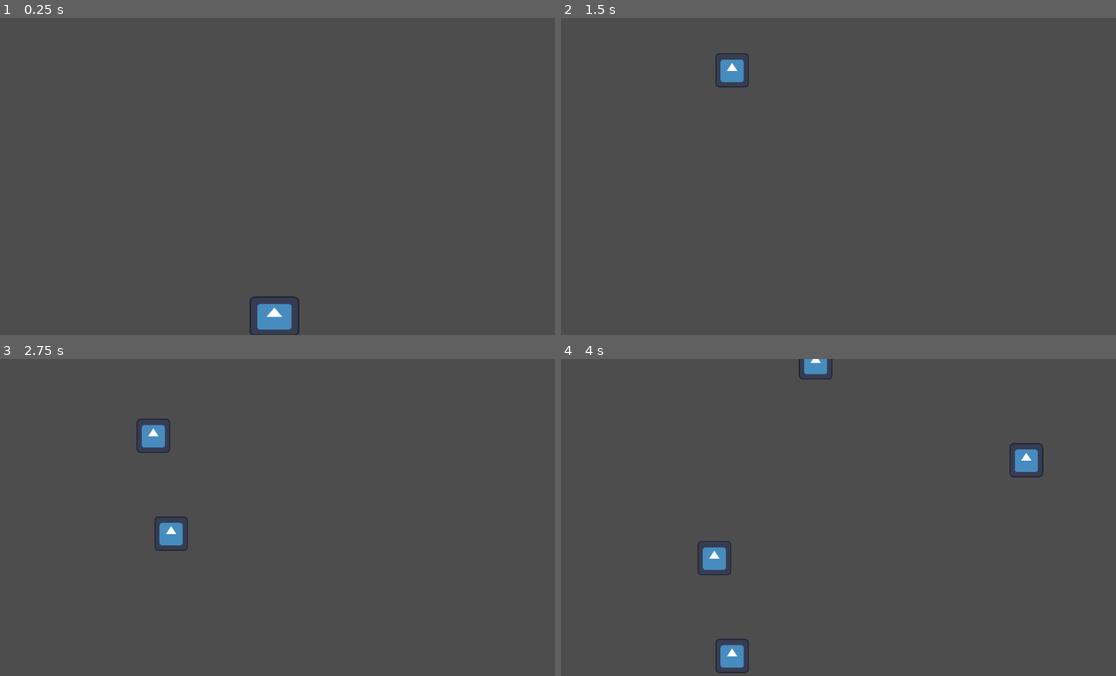
Above: before the commit, frames 1-4 (two rows, left to right).
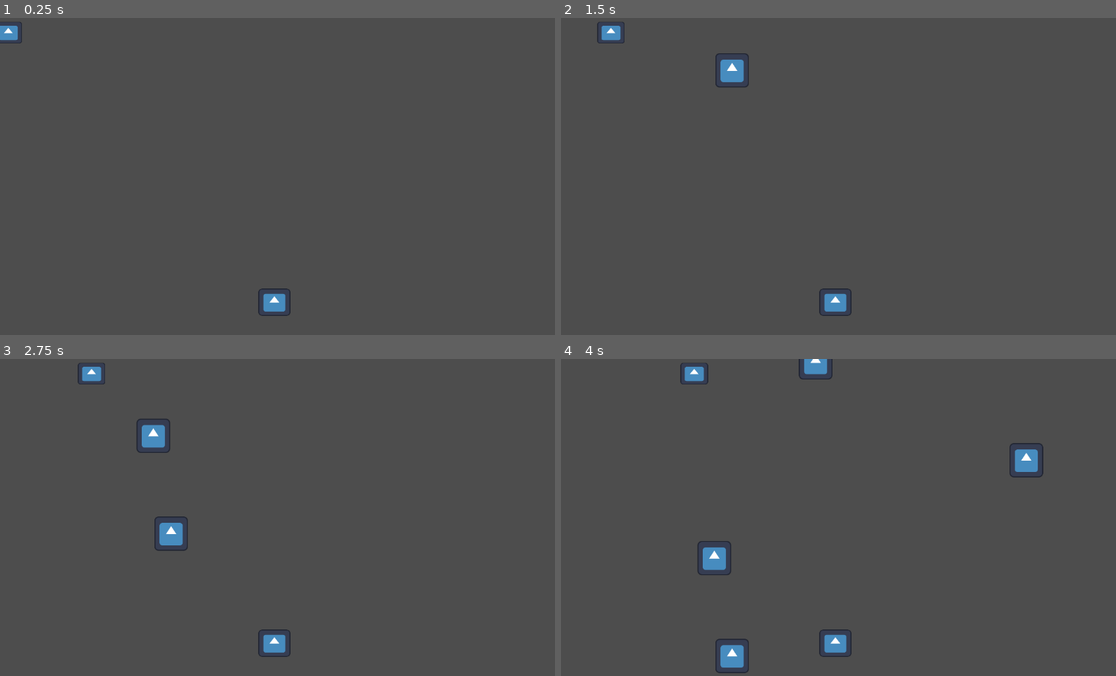
Above: after the commit, the same moments.

Repository: MRU-GDDC/godotworkshop2025
Game: Godot game, scene res://Main.tscn
Same seed, same stepped clock (60 frames per second), same inputs: the game is played once before the commit and once after it. The engine's default icon, where the game draws it, is replaced by a stand-in: a white triangle on a blue panel in a dark square.
Inputs:
- Up to frame 1 (0.25 s): no input
- Up to frame 2 (1.5 s): no input
- Up to frame 3 (2.75 s): no input
- Up to frame 4 (4 s): no input

The runs differ from the first frame. In frame 1, 0.9% of the frame differs, in the area x 0-54%, y 1-100%; in frame 2, 0.5%; in frame 3, 0.5%; in frame 4, 0.5%.

Commit message:
update 2 boss

Diff:
--- /dev/null
+++ b/Boss.tscn
@@ -0,0 +1,17 @@
+[gd_scene load_steps=4 format=3 uid="uid://dnyh1i3brqju6"]
+
+[ext_resource type="Script" uid="uid://7o7im5fe4r3" path="res://boss.gd" id="1_4jvlg"]
+[ext_resource type="Texture2D" uid="uid://y87atvx3mdom" path="res://icon.svg" id="1_dtosr"]
+
+[sub_resource type="RectangleShape2D" id="RectangleShape2D_nrydw"]
+
+[node name="Boss" type="Area2D"]
+script = ExtResource("1_4jvlg")
+health = 100
+
+[node name="Sprite2D" type="Sprite2D" parent="."]
+scale = Vector2(0.44, 0.350752)
+texture = ExtResource("1_dtosr")
+
+[node name="CollisionShape2D" type="CollisionShape2D" parent="."]
+shape = SubResource("RectangleShape2D_nrydw")
--- a/Bullet.gd
+++ b/Bullet.gd
@@ -1,6 +1,21 @@
 extends Area2D
 
+@export var damage: int
+@export var speed: int
+
+func _process(delta: float) -> void:
+	position.y -= speed * delta
 
 
-func _process(delta: float) -> void:
-	position.y += 200 * delta
+func _on_area_entered(area: Area2D) -> void:
+	if area.get_script():
+		var script = area.get_script()
+		if area.has_method("take_damage"):
+			script.take_damage(damage)
+			queue_free()
+	pass # Replace with function body.
+
+
+func _on_visible_on_screen_notifier_2d_screen_exited() -> void:
+	queue_free()
+	pass # Replace with function body.
--- /dev/null
+++ b/EnemyProjectile.gd
@@ -0,0 +1,16 @@
+extends Area2D
+
+
+
+func _process(delta: float) -> void:
+	position.y += 200 * delta
+
+
+
+
+func _on_body_entered(body: Node2D) -> void:
+	if body.get_script():
+		var script = body.get_script()
+		if body.has_method("take_damage"):
+			script.take_damage(1)
+			queue_free()
--- a/Main.tscn
+++ b/Main.tscn
@@ -1,8 +1,9 @@
-[gd_scene load_steps=4 format=3 uid="uid://dp08vxf3i761g"]
+[gd_scene load_steps=5 format=3 uid="uid://dp08vxf3i761g"]
 
 [ext_resource type="Script" uid="uid://dd3ljjl3fm0if" path="res://BulletManger.gd" id="1_uu6xs"]
-[ext_resource type="PackedScene" uid="uid://nxly7hr4cofn" path="res://bullet.tscn" id="2_r0du0"]
 [ext_resource type="PackedScene" uid="uid://8k2kj8w303id" path="res://Player.tscn" id="3_cm0pq"]
+[ext_resource type="PackedScene" uid="uid://c302dt17rccf6" path="res://enemyProjectile.tscn" id="4_cm0pq"]
+[ext_resource type="PackedScene" uid="uid://dnyh1i3brqju6" path="res://Boss.tscn" id="4_fos0i"]
 
 [node name="Node2D" type="Node2D"]
 
@@ -13,7 +14,7 @@
 [node name="Node2D" type="Node2D" parent="."]
 position = Vector2(556, 627)
 script = ExtResource("1_uu6xs")
-bullet = ExtResource("2_r0du0")
+bullet = ExtResource("4_cm0pq")
 
 [node name="Right" type="Marker2D" parent="Node2D"]
 position = Vector2(588, -620)
@@ -24,4 +25,10 @@
 [node name="Timer" type="Timer" parent="Node2D"]
 autostart = true
 
+[node name="Boss" parent="." instance=ExtResource("4_fos0i")]
+position = Vector2(552, 166)
+collision_layer = 2
+collision_mask = 2
+health = 100
+
 [connection signal="timeout" from="Node2D/Timer" to="Node2D" method="_on_timer_timeout"]
--- a/Player.tscn
+++ b/Player.tscn
@@ -1,5 +1,6 @@
-[gd_scene load_steps=4 format=3 uid="uid://8k2kj8w303id"]
+[gd_scene load_steps=5 format=3 uid="uid://8k2kj8w303id"]
 
+[ext_resource type="PackedScene" uid="uid://nxly7hr4cofn" path="res://bullet.tscn" id="1_kpjcp"]
 [ext_resource type="Texture2D" uid="uid://y87atvx3mdom" path="res://icon.svg" id="1_xhfnw"]
 
 [sub_resource type="GDScript" id="GDScript_xhfnw"]
@@ -8,16 +9,15 @@
 
 const SPEED = 300.0
 const JUMP_VELOCITY = -400.0
-
+@export var bullet : PackedScene
+@export var health: int
 
 func _physics_process(delta: float) -> void:
-	# Add the gravity.
-	if not is_on_floor():
-		velocity += get_gravity() * delta
 
-	# Handle jump.
-	if Input.is_action_just_pressed(\"ui_accept\") and is_on_floor():
-		velocity.y = JUMP_VELOCITY
+	if Input.is_action_just_pressed(\"Fire_Bullet\"):
+		var bullets = bullet.instantiate()
+		bullets.position = Vector2($Marker2D.global_position.x,$Marker2D.global_position.y )
+		get_tree().root.add_child(bullets);
 
 	# Get the input direction and handle the movement/deceleration.
 	# As good practice, you should replace UI actions with custom gameplay actions.
@@ -28,19 +28,31 @@
 		velocity.x = move_toward(velocity.x, 0, SPEED)
 
 	move_and_slide()
+
+func  take_damage(damage: int):
+	health = health - damage
+	print(\"health lost\")
+	if health <= 0:
+		queue_free()
+
 "
 
 [sub_resource type="RectangleShape2D" id="RectangleShape2D_kpjcp"]
-size = Vector2(83, 78)
+size = Vector2(71.25, 86.8022)
 
 [node name="Player" type="CharacterBody2D"]
 script = SubResource("GDScript_xhfnw")
+bullet = ExtResource("1_kpjcp")
+health = 5
 
 [node name="CollisionShape2D" type="CollisionShape2D" parent="."]
-position = Vector2(-6.5, -4)
+position = Vector2(1.5, -1.23793)
 scale = Vector2(0.8, 0.627586)
 shape = SubResource("RectangleShape2D_kpjcp")
 
 [node name="Sprite2D" type="Sprite2D" parent="."]
-scale = Vector2(0.8, 0.627586)
+scale = Vector2(0.51028, 0.434483)
 texture = ExtResource("1_xhfnw")
+
+[node name="Marker2D" type="Marker2D" parent="."]
+position = Vector2(1, -46)
--- /dev/null
+++ b/Projectile.tscn
@@ -0,0 +1,21 @@
+[gd_scene load_steps=4 format=3 uid="uid://12bw2f255ra8"]
+
+[ext_resource type="Script" uid="uid://buen5fij7g7n8" path="res://EnemyProjectile.gd" id="1_e7peq"]
+[ext_resource type="Texture2D" uid="uid://y87atvx3mdom" path="res://icon.svg" id="2_1cf02"]
+
+[sub_resource type="RectangleShape2D" id="RectangleShape2D_v8qja"]
+size = Vector2(21, 14)
+
+[node name="Bullet" type="Area2D"]
+script = ExtResource("1_e7peq")
+
+[node name="Sprite2D" type="Sprite2D" parent="."]
+scale = Vector2(0.536221, 0.545673)
+texture = ExtResource("2_1cf02")
+
+[node name="CollisionShape2D" type="CollisionShape2D" parent="."]
+scale = Vector2(3.23025, 3.36835)
+shape = SubResource("RectangleShape2D_v8qja")
+
+[node name="VisibleOnScreenNotifier2D" type="VisibleOnScreenNotifier2D" parent="."]
+scale = Vector2(3.26255, 3.17972)
--- /dev/null
+++ b/boss.gd
@@ -0,0 +1,20 @@
+extends Area2D
+
+@export var health:int
+
+# Called when the node enters the scene tree for the first time.
+func _ready() -> void:
+	position = Vector2(0,30)
+	var tween = get_tree().create_tween()
+	tween.set_loops(0)
+	tween.tween_property($".","position",Vector2(1000,30),randf_range(8,15))
+	tween.chain().tween_property($".","position",Vector2(30,30),randf_range(8,15))
+	pass # Replace with function body.
+func take_damage(damage: int):
+	health = health  - damage
+	if health <= 0:
+		queue_free()
+
+# Called every frame. 'delta' is the elapsed time since the previous frame.
+func _process(delta: float) -> void:
+	pass
--- a/bullet.tscn
+++ b/bullet.tscn
@@ -1,13 +1,17 @@
 [gd_scene load_steps=4 format=3 uid="uid://nxly7hr4cofn"]
 
 [ext_resource type="Texture2D" uid="uid://y87atvx3mdom" path="res://icon.svg" id="1_v7oki"]
-[ext_resource type="Script" uid="uid://buen5fij7g7n8" path="res://Bullet.gd" id="1_v8qja"]
+[ext_resource type="Script" uid="uid://dpvfefmvh213a" path="res://bullet.gd" id="1_v8qja"]
 
 [sub_resource type="RectangleShape2D" id="RectangleShape2D_v8qja"]
 size = Vector2(21, 14)
 
 [node name="Bullet" type="Area2D"]
+collision_layer = 2
+collision_mask = 2
 script = ExtResource("1_v8qja")
+damage = 5
+speed = 300
 
 [node name="Sprite2D" type="Sprite2D" parent="."]
 scale = Vector2(0.536221, 0.545673)
@@ -19,3 +23,6 @@
 
 [node name="VisibleOnScreenNotifier2D" type="VisibleOnScreenNotifier2D" parent="."]
 scale = Vector2(3.26255, 3.17972)
+
+[connection signal="area_entered" from="." to="." method="_on_area_entered"]
+[connection signal="screen_exited" from="VisibleOnScreenNotifier2D" to="." method="_on_visible_on_screen_notifier_2d_screen_exited"]
--- /dev/null
+++ b/enemyProjectile.tscn
@@ -0,0 +1,23 @@
+[gd_scene load_steps=4 format=3 uid="uid://c302dt17rccf6"]
+
+[ext_resource type="Script" uid="uid://buen5fij7g7n8" path="res://EnemyProjectile.gd" id="1_fd7bo"]
+[ext_resource type="Texture2D" uid="uid://y87atvx3mdom" path="res://icon.svg" id="2_wmt3s"]
+
+[sub_resource type="RectangleShape2D" id="RectangleShape2D_v8qja"]
+size = Vector2(21, 14)
+
+[node name="Bullet" type="Area2D"]
+script = ExtResource("1_fd7bo")
+
+[node name="Sprite2D" type="Sprite2D" parent="."]
+scale = Vector2(0.536221, 0.545673)
+texture = ExtResource("2_wmt3s")
+
+[node name="CollisionShape2D" type="CollisionShape2D" parent="."]
+scale = Vector2(3.23025, 3.36835)
+shape = SubResource("RectangleShape2D_v8qja")
+
+[node name="VisibleOnScreenNotifier2D" type="VisibleOnScreenNotifier2D" parent="."]
+scale = Vector2(3.26255, 3.17972)
+
+[connection signal="body_entered" from="." to="." method="_on_body_entered"]
--- a/project.godot
+++ b/project.godot
@@ -15,6 +15,14 @@
 config/features=PackedStringArray("4.4", "GL Compatibility")
 config/icon="res://icon.svg"
 
+[input]
+
+Fire_Bullet={
+"deadzone": 0.2,
+"events": [Object(InputEventKey,"resource_local_to_scene":false,"resource_name":"","device":-1,"window_id":0,"alt_pressed":false,"shift_pressed":false,"ctrl_pressed":false,"meta_pressed":false,"pressed":false,"keycode":0,"physical_keycode":32,"key_label":0,"unicode":32,"location":0,"echo":false,"script":null)
+]
+}
+
 [rendering]
 
 renderer/rendering_method="gl_compatibility"
Not shown, changed: Bullet.gd.uid
Not shown, added: EnemyProjectile.gd.uid
Not shown, added: boss.gd.uid
